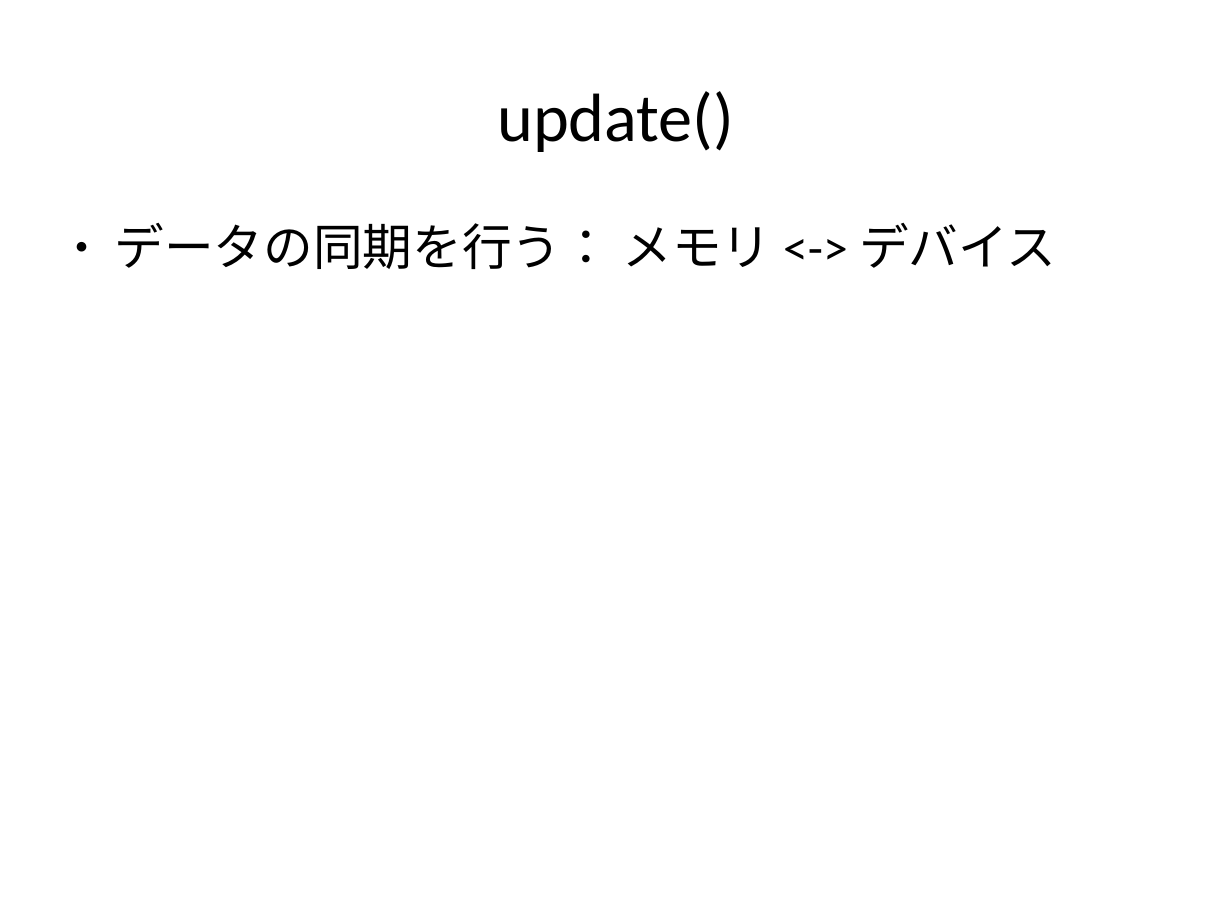
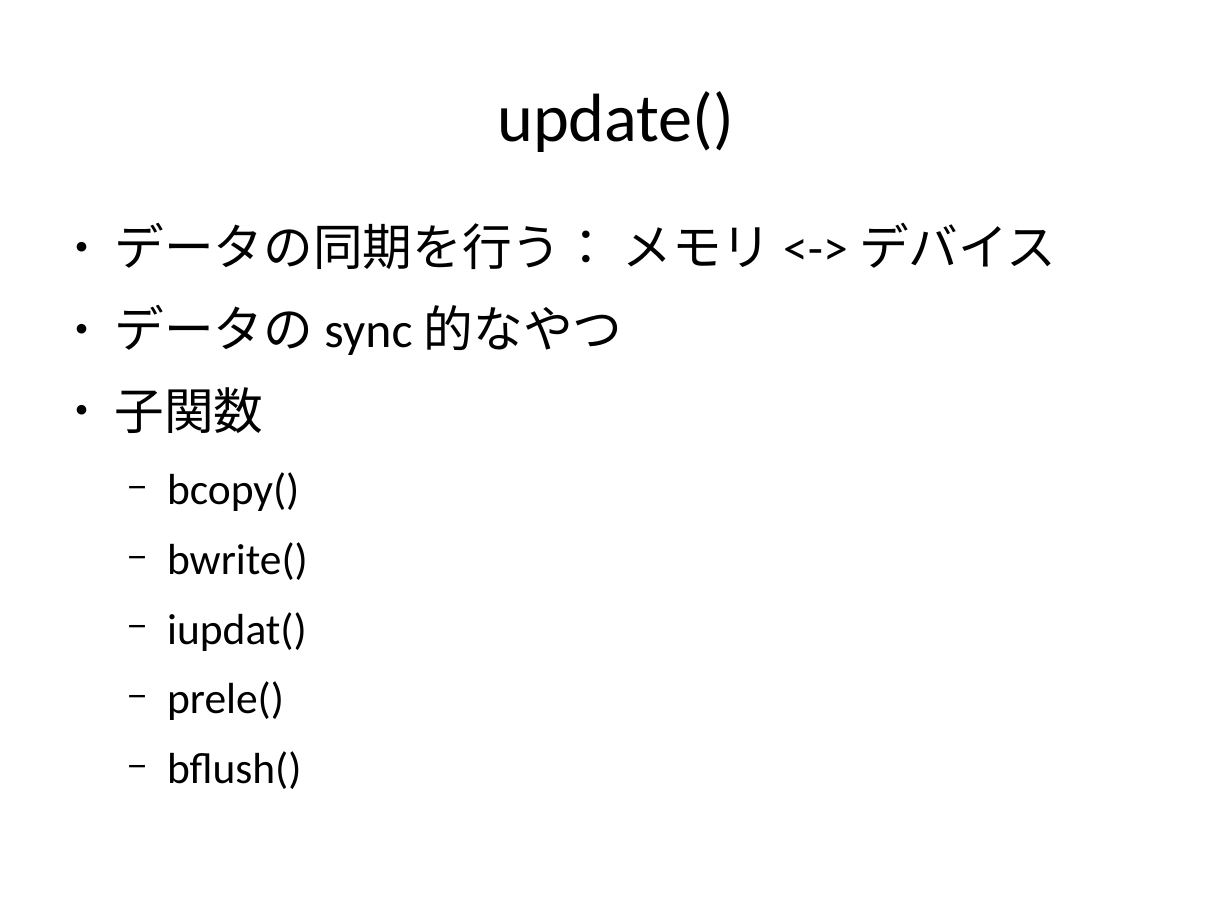
Before and after one commit to andromedroid/ame, a slide deck: slide 33 of doc/unix_v6/inode.odp (slide 26 before the commit). Drawn at 1232x924 pixels with LibreOffice and Linux fonts; fonts in the diff are those of the drawing. Boxes give left, top, right and bottom in pixels: in the first picture for what was removed or moved away, otherwise in the second. Text is boxed around its words. In the diff, an @@ line names an element or a change of style, - is before the commit and + after.

```diff
--- a/doc/unix_v6/inode.odp
+++ b/doc/unix_v6/inode.odp
@@ text at box(114, 305, 623, 789): paragraphs added @@
+● データの sync 的なやつ
+● 子関数
+  − bcopy()
+  − bwrite()
+  − iupdat()
+  − prele()
+  − bflush()
```
Also in this commit, not shown: 9 other slides changed, 8 slides added, 2 slides removed.
